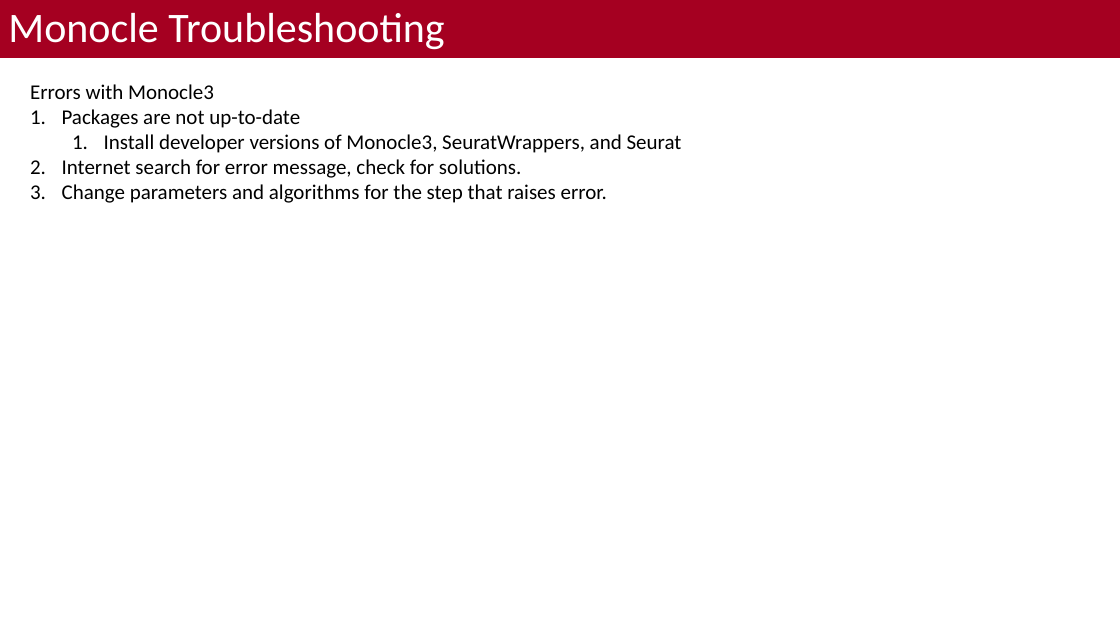
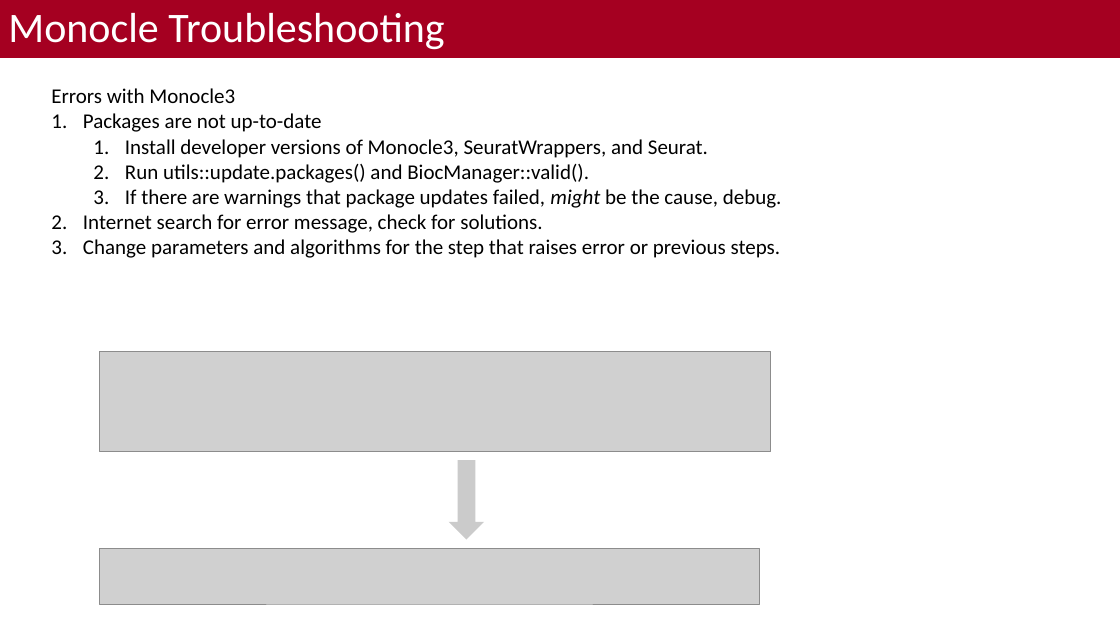
Before and after one commit to bacorli2/scrna_workshop, a slide deck: slide 14 of M6_Monocle_Pseudotime/M5_Monocle_Timeseries.pptx. Drawn at 1120x630 pixels with LibreOffice and Linux fonts; fonts in the diff are those of the drawing; grey boxes stand for pictures; background and template pictures are left out. Boxes give left, top, right and bottom in pixels: in the first picture for what was removed or moved away, otherwise in the second. Text is boxed around its words. In the diff, an @@ line names an element or a change of style, - is before the commit and + after.

Commit message:
Finished Seurat bridge to monocle and first draft of M6.

```diff
--- a/M6_Monocle_Pseudotime/M5_Monocle_Timeseries.pptx
+++ b/M6_Monocle_Pseudotime/M5_Monocle_Timeseries.pptx
@@ text "Errors with Monocle3": place and size @@
-text "Errors with Monocle3" at bbox=[30, 84, 682, 203]
+text "Errors with Monocle3" at bbox=[51, 88, 782, 258]
@@ text at bbox=[125, 139, 782, 208]: text changed @@
-  1. Install developer versions of Monocle3, SeuratWrappers, and Seurat
+  1. Install developer versions of Monocle3, SeuratWrappers, and Seurat.
+  2. Run utils::update.packages() and BiocManager::valid().
+  3. If there are warnings that package updates failed, might be the cause, debug.
@@ text at bbox=[83, 239, 781, 258]: text changed @@
-3. Change parameters and algorithms for the step that raises error.
+3. Change parameters and algorithms for the step that raises error or previous steps.
@@ picture added at bbox=[100, 351, 771, 452] @@
@@ right arrow added at bbox=[449, 460, 484, 539], fill #CBCBCB @@
@@ picture added at bbox=[100, 548, 760, 604] @@
```
Also in this commit, not shown: 6 other slides changed, 3 slides added, 1 slide removed, 1 other file.
